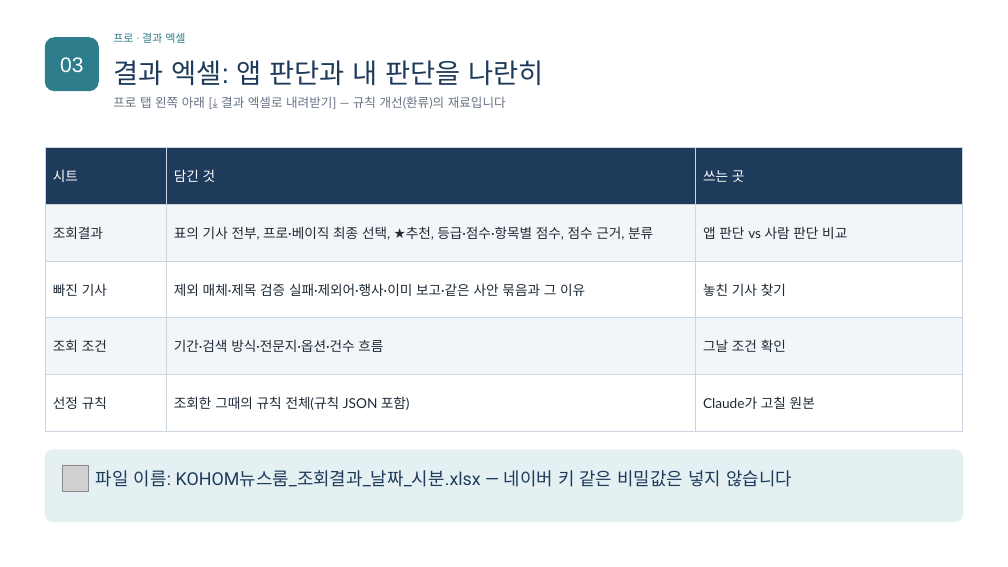
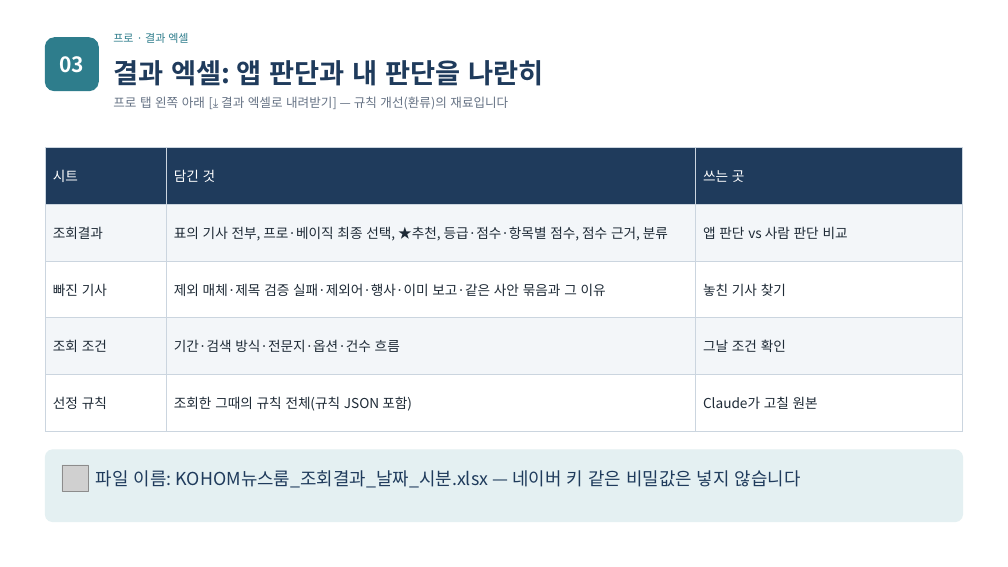
Before and after one commit to kohomkpi-code/news-monitor, a slide deck: slide 15 of docs/manual/2026_KOHOM뉴스룸_사용자매뉴얼_설명자료.pptx. Drawn at 1008x567 pixels with LibreOffice and Linux fonts; fonts in the diff are those of the drawing; grey boxes stand for pictures. Boxes give left, top, right and bottom in pixels: in the first picture for what was removed or moved away, otherwise in the second. Text is boxed around its words. In the diff, an @@ line names an element or a change of style, - is before the commit and + after.

```diff
--- a/docs/manual/2026_KOHOM뉴스룸_사용자매뉴얼_설명자료.pptx
+++ b/docs/manual/2026_KOHOM뉴스룸_사용자매뉴얼_설명자료.pptx
@@ text "03" at [59,56,84,73]: font Arial to Noto Sans CJK KR, bold on @@
@@ text "결과 엑셀: 앱 판단과 내 ..." at [113,60,543,86]: font Arial to Noto Sans CJK KR, bold on @@
@@ text "프로 · 결과 엑셀" at [113,33,188,43]: font Roboto to Noto Sans CJK KR @@
@@ text "프로 탭 왼쪽 아래 [⤓ ..." at [113,96,508,109]: font Lato to Noto Sans CJK KR @@
@@ table at [45,147,963,415] @@
@@ font Roboto to Noto Sans CJK KR in "시트", "담긴 것", "쓰는 곳" @@
@@ font Lato to Noto Sans CJK KR @@
@@ text "파일 이름: KOHOM뉴스룸_조회결과_날짜_시분.xlsx — 네이버 ..." at [96,470,801,488]: font Roboto to Noto Sans CJK KR @@
```
Also in this commit, not shown: 21 other slides changed, 6 other files.
